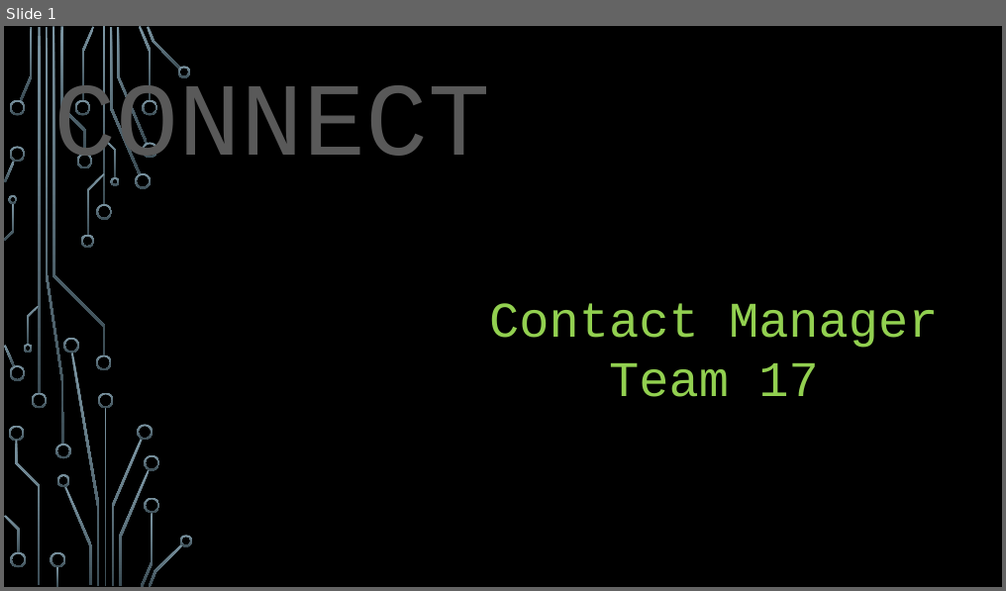
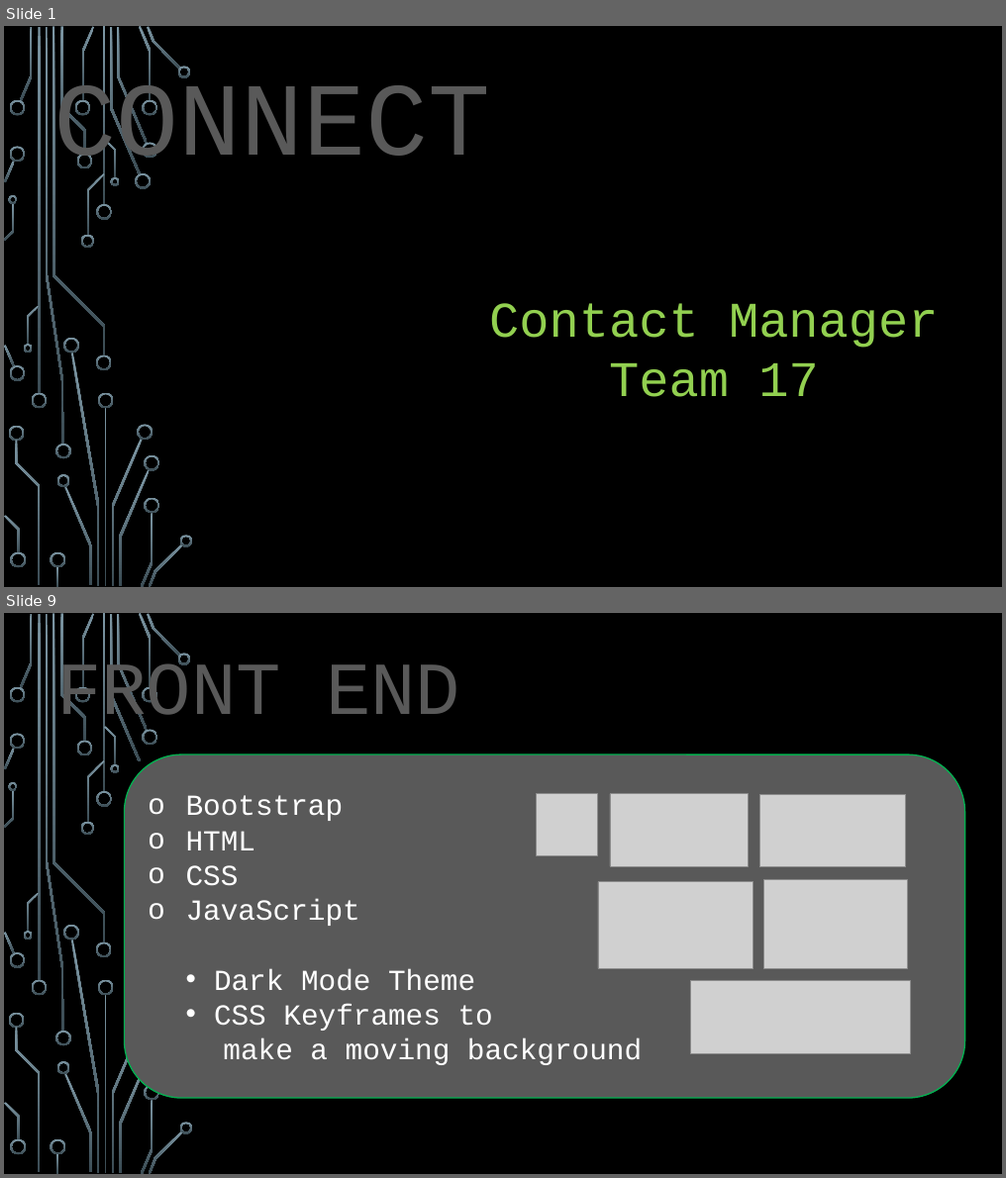
Before and after one commit to dugoatboy/COP4331-Group17-SmallProject, a slide deck: CONNECT.pptm. Shown one above the other, each under a label of ours: slide 1 before the commit, slides 1 and 9 after it; the slides between them are not shown. The pictures are 1006x591 and 1006x1178 pixels, drawn with LibreOffice and Linux fonts; fonts in the diff are those of the drawing; grey boxes stand for pictures; background and template pictures are left out. Boxes give left, top, right and bottom in pixels: in the first picture for what was removed or moved away, otherwise in the second. Text is boxed around its words. In the diff, an @@ line names an element or a change of style, - is before the commit and + after.

```diff
--- a/CONNECT.pptm
+++ b/CONNECT.pptm
@@ slide 9 added at <box>4,613,1002,1174</box>, background picture (left out); not listed: 51 template elements that a slide beside it also shows @@
@@ subtitle added at <box>56,660,460,735</box>, 72 pt, text #595959 @@
+FRONT END
@@ rounded rectangle added at <box>125,755,965,1098</box>, fill #595959, outline #00B050 1.25 pt, 28 pt, text #FFFFFF @@
+o Bootstrap
+o HTML
+o CSS
+o JavaScript
+  • Dark Mode Theme
+  • CSS Keyframes to
+  make a moving background
@@ picture added at <box>537,794,598,856</box> @@
@@ picture added at <box>611,794,748,866</box> @@
@@ picture added at <box>760,794,906,867</box> @@
@@ picture added at <box>764,879,907,968</box> @@
@@ picture added at <box>598,881,753,968</box> @@
@@ picture added at <box>690,981,911,1055</box> @@
```
Also in this commit, not shown: 6 slides changed, 5 other slides added, 4 slides removed.
